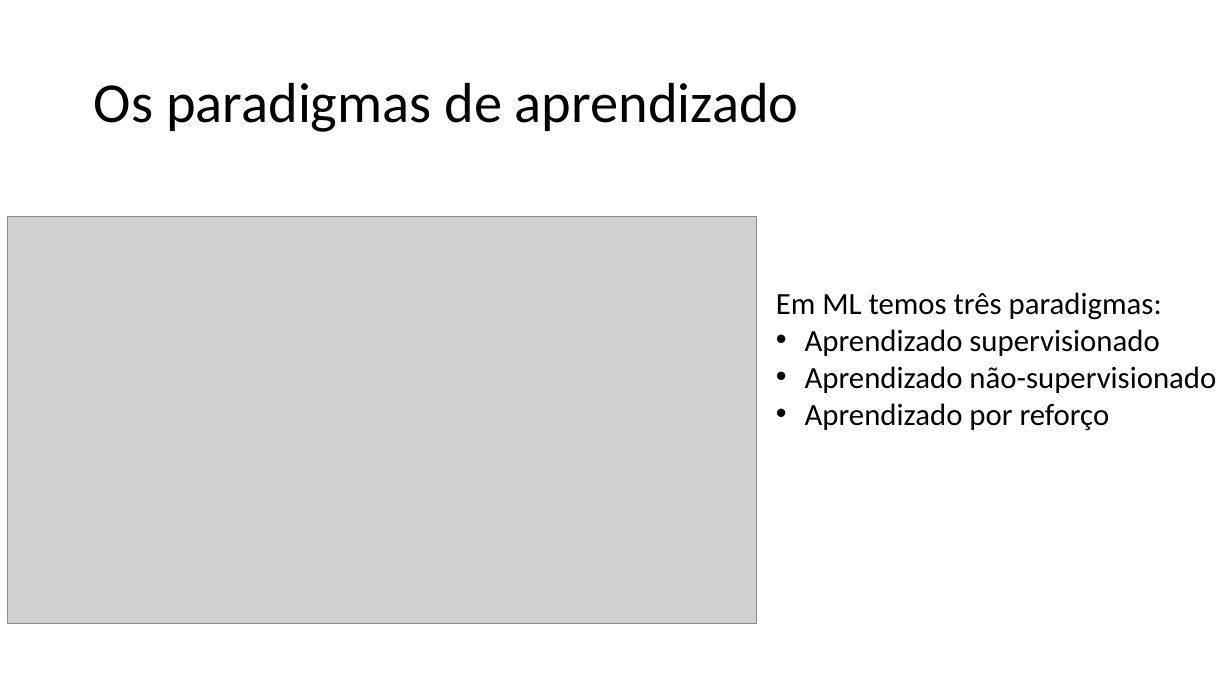
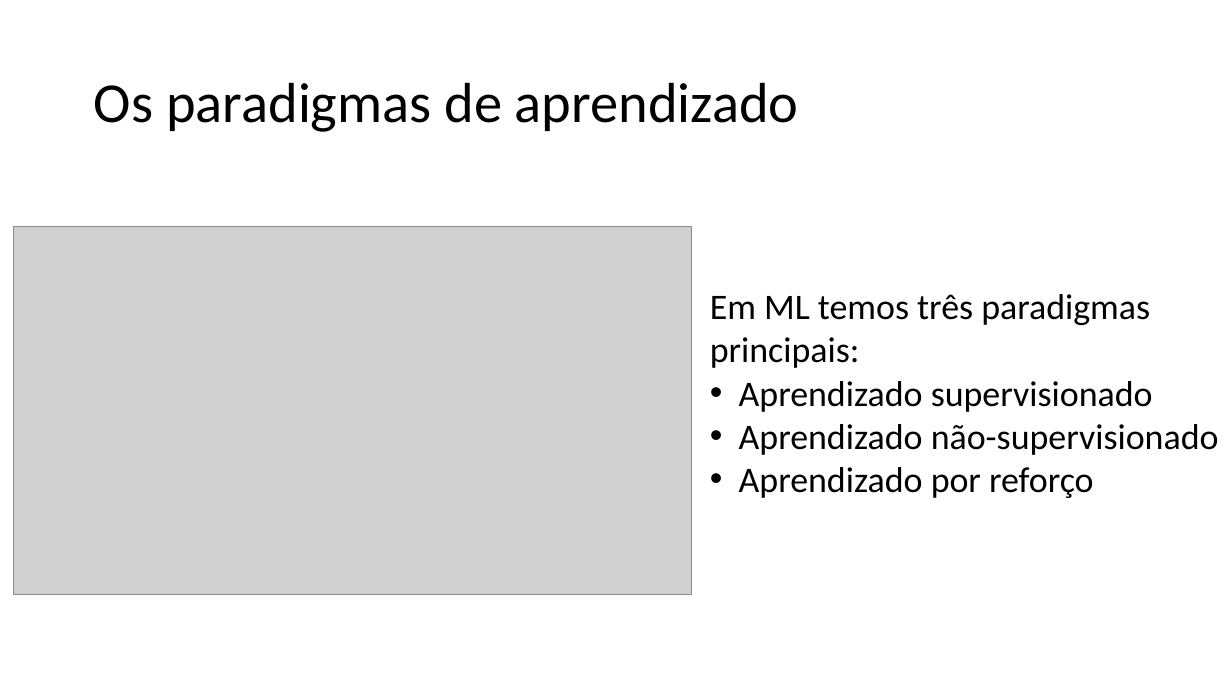
Before and after one commit to zz4fap/c24_inteligencia_artificial, a slide deck: slide 12 of slides/C24_Paradigmas.pptx (slide 6 before the commit). Drawn at 1232x693 pixels with LibreOffice and Linux fonts; fonts in the diff are those of the drawing; grey boxes stand for pictures. Boxes give left, top, right and bottom in pixels: in the first picture for what was removed or moved away, otherwise in the second. Text is boxed around its words. In the diff, an @@ line names an element or a change of style, - is before the commit and + after.

```diff
--- a/slides/C24_Paradigmas.pptx
+++ b/slides/C24_Paradigmas.pptx
@@ picture: place and size @@
-picture at (7,217,757,624)
+picture at (13,226,691,594)
@@ text "Em ML temos três paradigmas ...": place and size @@
-text "Em ML temos três paradigmas ..." at (776,292,1216,430)
+text "Em ML temos três paradigmas ..." at (710,294,1219,498)
@@ text at (710,294,1150,368): text changed; size 24 to 28 pt @@
-Em ML temos três paradigmas:
+Em ML temos três paradigmas principais:
@@ text at (739,381,1219,498): size 24 to 28 pt in "Aprendizado supervisionado", "Aprendizado não-supervisionado", "Aprendizado por reforço" @@
```
Also in this commit, not shown: 15 other slides changed, 10 slides added, 1 slide removed, 1 other file.
